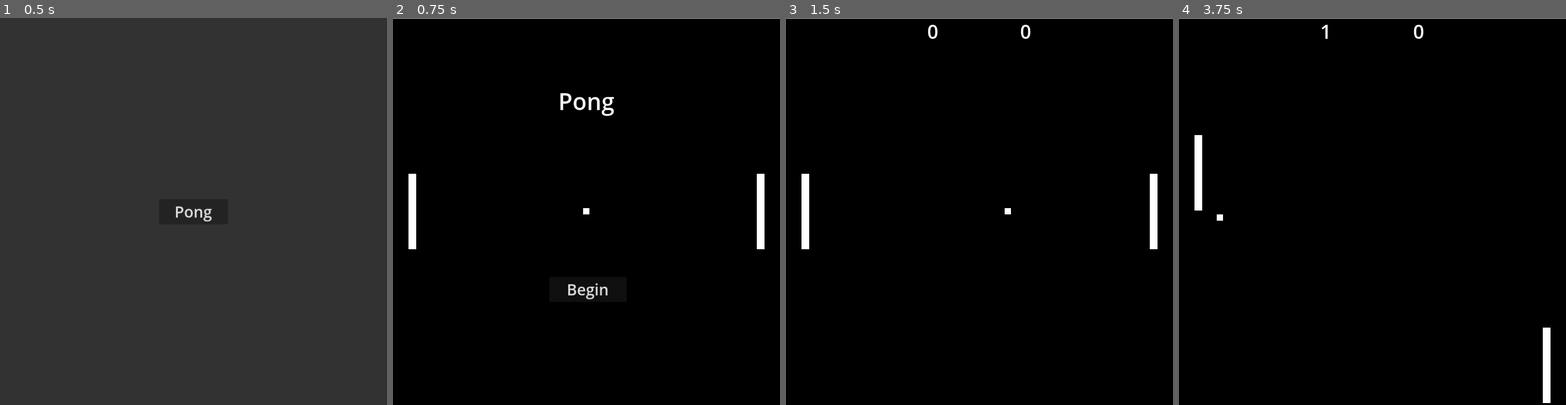
Above: before the commit, frames 1-4 (left to right).
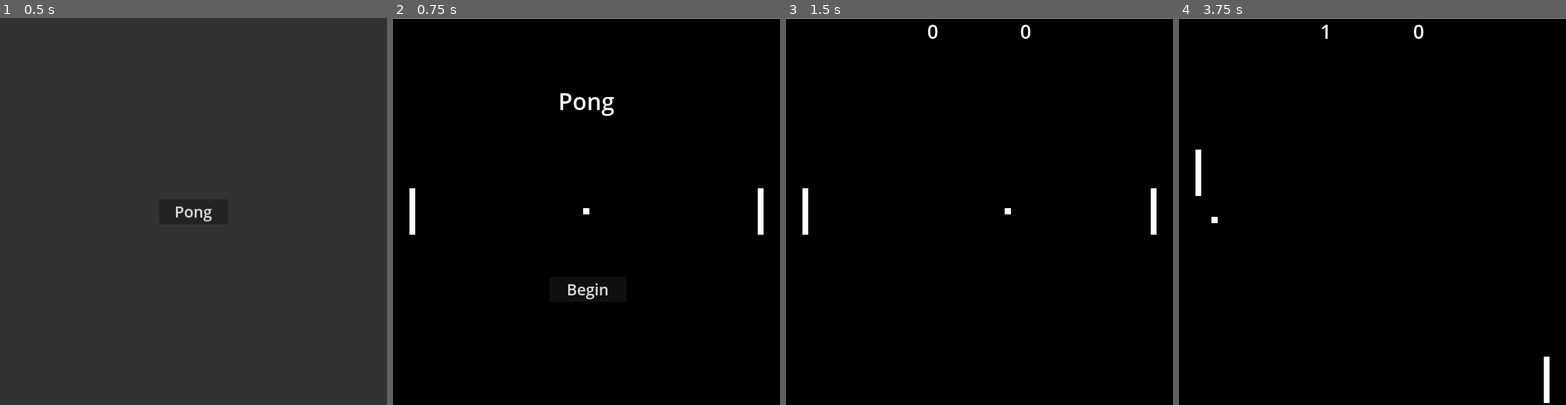
Above: after the commit, the same moments.

Repository: taupau/maize-made-arcade
Game: Godot game, scene res://main.tscn
Two runs of this game, one before a commit and one after it. Both use one fixed random seed, a clock stepped at 60 frames per second and the inputs below.
Inputs:
- Up to frame 1 (0.5 s): no input
- Up to frame 2 (0.75 s): click "Pong" at 0.5 s
- Up to frame 3 (1.5 s): click "Begin" at 1.25 s
- Up to frame 4 (3.75 s): hold W (p1_up) 2.03-2.78 s; hold Down (p2_down) 2.03-2.78 s; hold S (p1_down) 2.78-3.53 s; tap Up (p2_up) at 2.85 s; hold W (p1_up) from 3.53 s (still down); hold Down (p2_down) from 3.53 s (still down)

Frame 1 is identical in both runs. In frame 2, 0.4% of the frame differs, in the area x 4-96%, y 40-60%; in frame 3, 0.4%; in frame 4, 0.5%, in the area x 4-96%, y 30-100%.

Commit message:
delta: shrink paddle size

Diff:
--- a/game/games/pong/player.tscn
+++ b/game/games/pong/player.tscn
@@ -7,7 +7,7 @@
 size = Vector2(26, 300)
 
 [node name="Player" type="CharacterBody2D"]
-scale = Vector2(0.8, 0.65)
+scale = Vector2(0.615, 0.4)
 script = ExtResource("1_kmsj7")
 
 [node name="Sprite2D" type="Sprite2D" parent="."]
